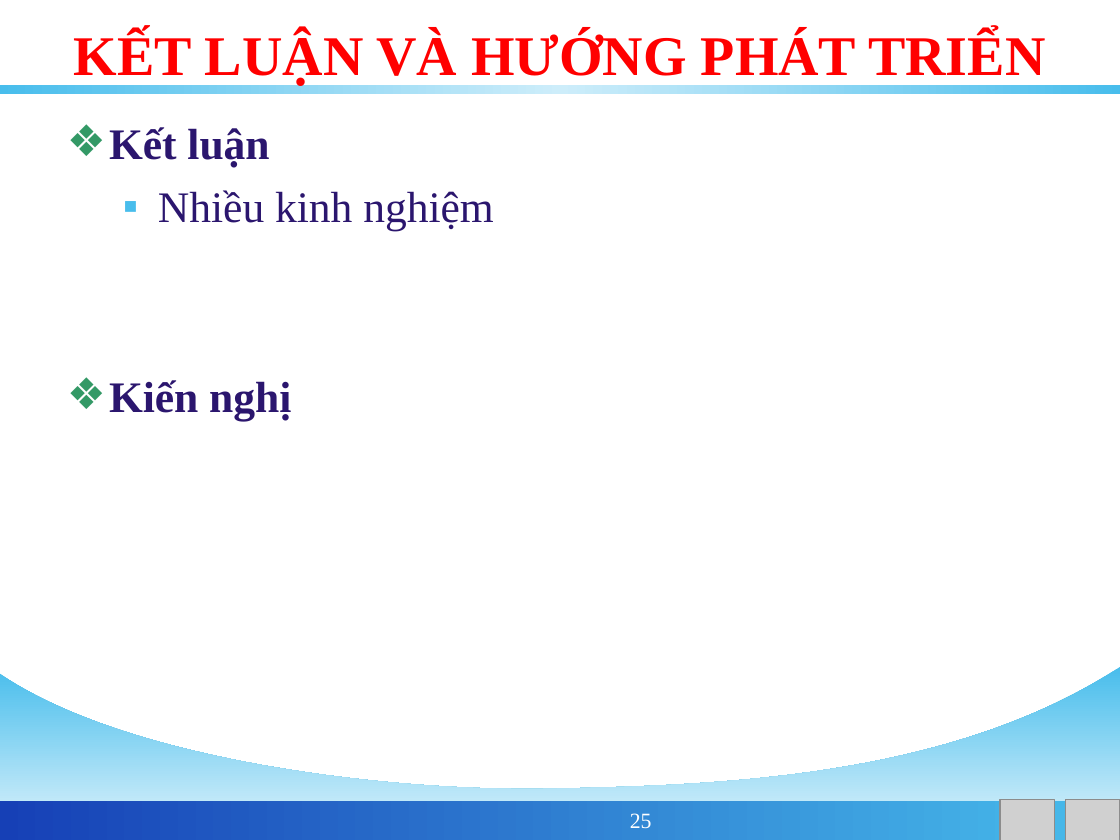
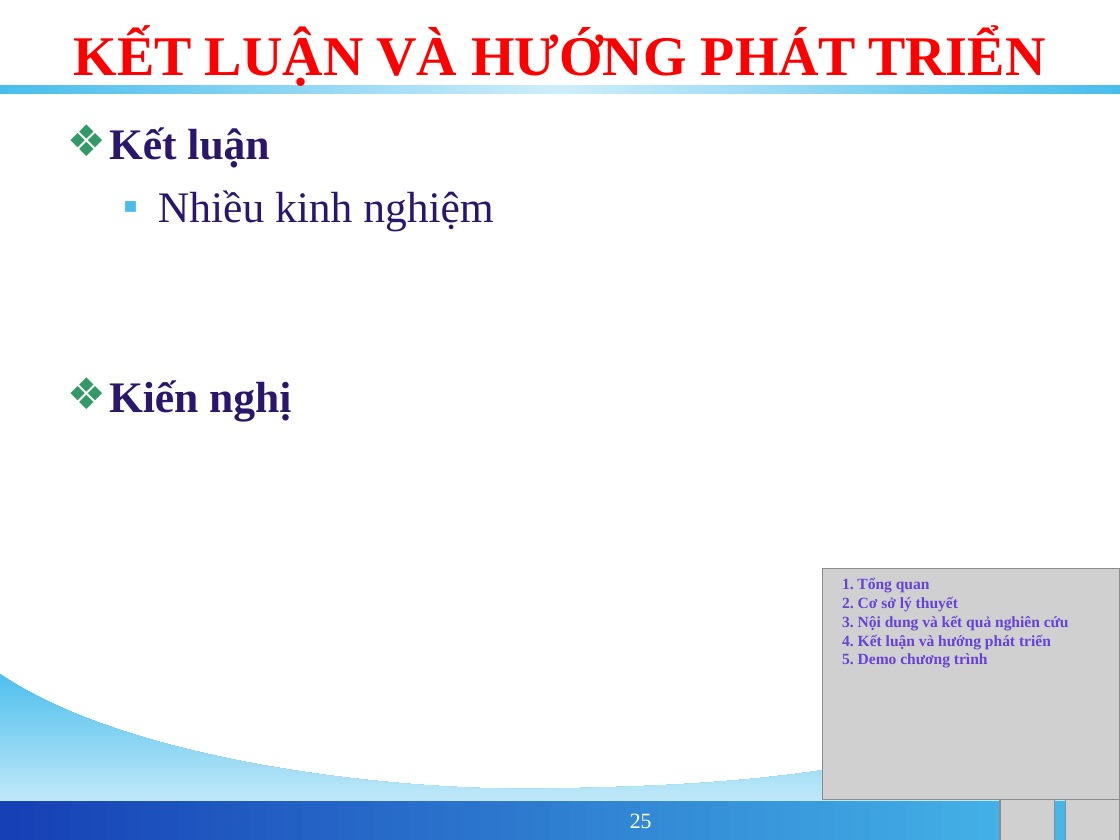
Before and after one commit to phamngsinh/cantho-webgis, a slide deck: slide 25 of Document/Bao Cao/BaoCaoLuanVan.ppt. Drawn at 1120x840 pixels with LibreOffice and Linux fonts; fonts in the diff are those of the drawing; grey boxes stand for pictures; background and template pictures are left out. Boxes give left, top, right and bottom in pixels: in the first picture for what was removed or moved away, otherwise in the second. Text is boxed around its words. In the diff, an @@ line names an element or a change of style, - is before the commit and + after.

```diff
--- a/Document/Bao Cao/BaoCaoLuanVan.ppt
+++ b/Document/Bao Cao/BaoCaoLuanVan.ppt
@@ picture added at [822,569,1120,800] @@
@@ text added at [842,578,1069,668], 10 pt, text #6642D9, bold @@
+1. Tổng quan
+2. Cơ sở lý thuyết
+3. Nội dung và kết quả nghiên cứu
+4. Kết luận và hướng phát triển
+5. Demo chương trình
```
Also in this commit, not shown: 23 other slides changed, 1 slide added, 1 slide removed.
